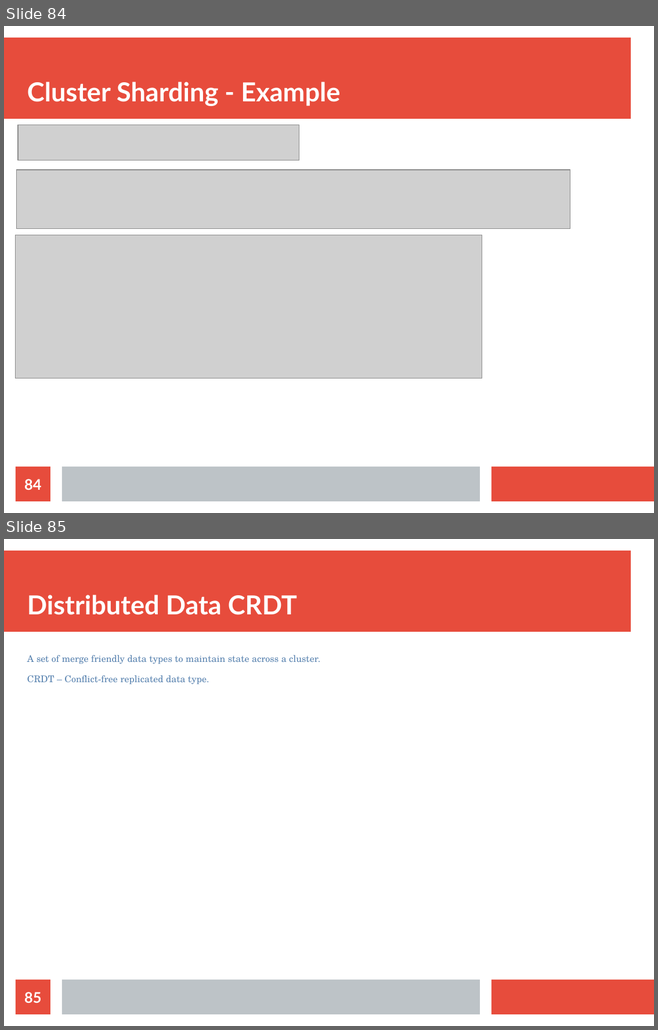
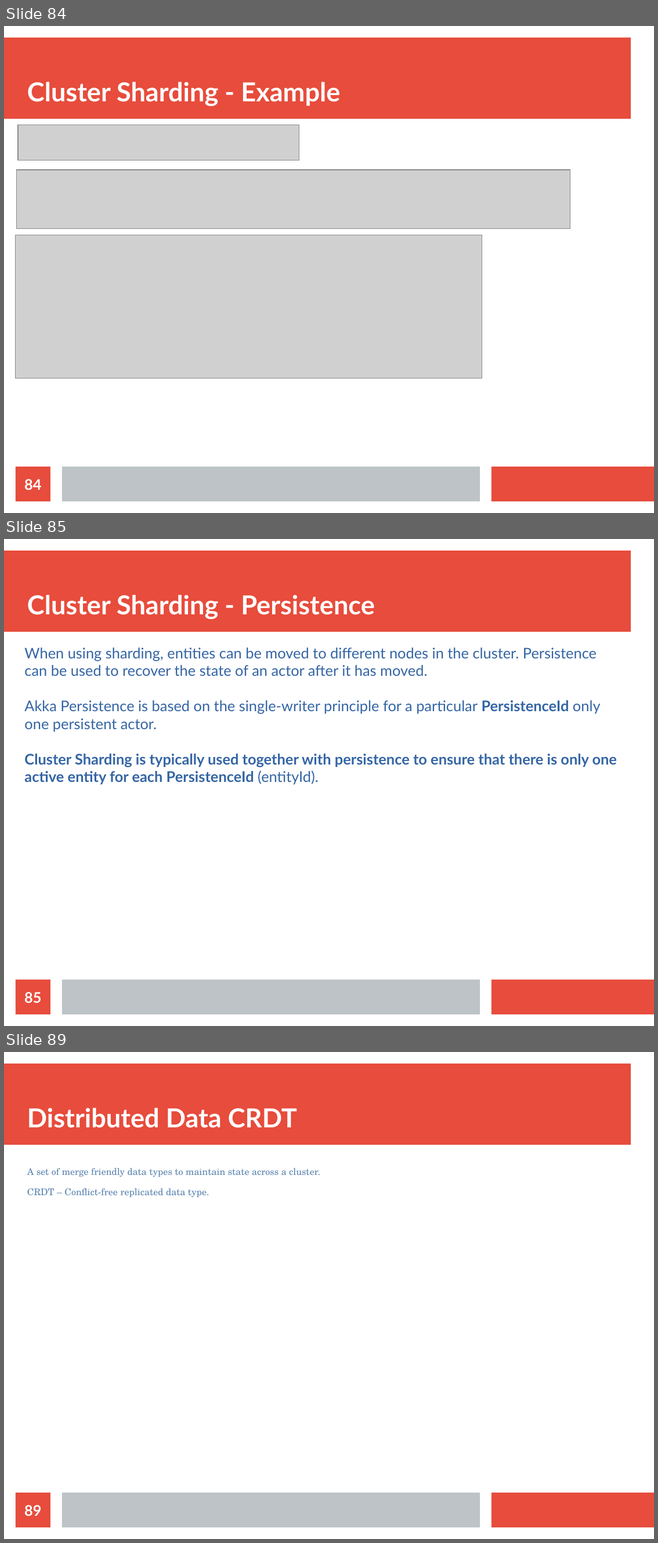
Before and after one commit to bytemania/akka-java-cluster, a slide deck: src/main/resources/res/presentation.odp. Shown one above the other, each under a label of ours: slides 84 and 85 before the commit, slides 84, 85 and 89 after it; the slides between them are not shown. The pictures are 658x1030 and 658x1543 pixels, drawn with LibreOffice and Linux fonts; fonts in the diff are those of the drawing; grey boxes stand for pictures. Boxes give left, top, right and bottom in pixels: in the first picture for what was removed or moved away, otherwise in the second. Text is boxed around its words. In the diff, an @@ line names an element or a change of style, - is before the commit and + after.

Commit message:
sharding persistence

```diff
--- a/src/main/resources/res/presentation.odp
+++ b/src/main/resources/res/presentation.odp
@@ slide 85 added at [4, 539, 654, 1026], background #FFFFFF; not listed: 3 template elements that a slide beside it also shows @@
@@ title added at [27, 595, 375, 619], 32 pt, text #FFFFFF, bold @@
+Cluster Sharding - Persistence
@@ text added at [24, 647, 616, 785], 18 pt, text #3465A4 @@
+When using sharding, entities can be moved to different nodes in the cluster. Persistence can be used to recover the state of an actor after it has moved.
+Akka Persistence is based on the single-writer principle for a particular PersistenceId only one persistent actor.
+Cluster Sharding is typically used together with persistence to ensure that there is only one active entity for each PersistenceId (entityId).
@@ page number added at [16, 980, 50, 1015], fill #E74C3C, 18 pt, text #FFFFFF, bold @@
+85
@@ what was slide 85 is now slide 89 @@
@@ page number at [24, 1505, 41, 1516]: text changed @@
-85
+89
```
Also in this commit, not shown: 7 slides changed, 3 other slides added, 8 other files.
